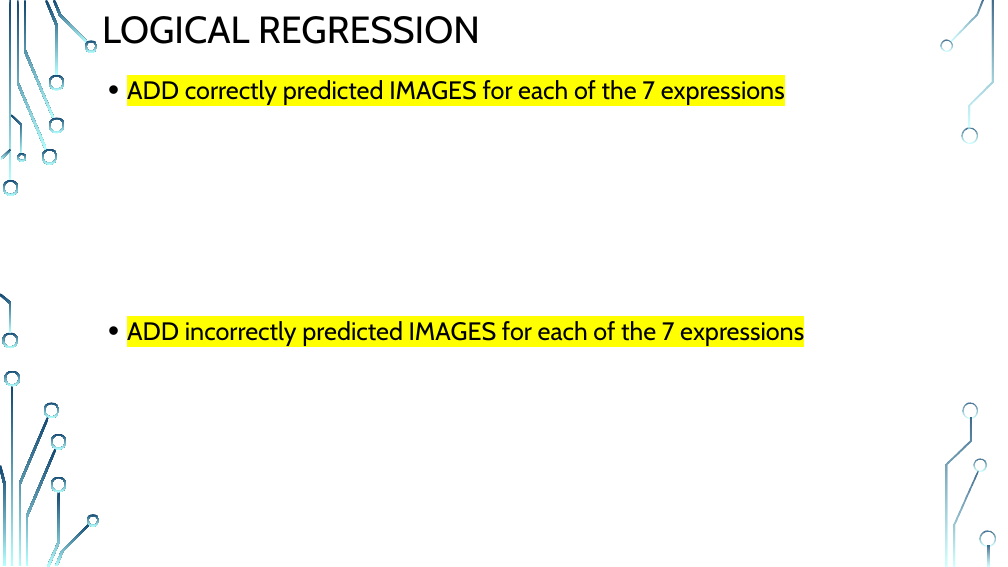
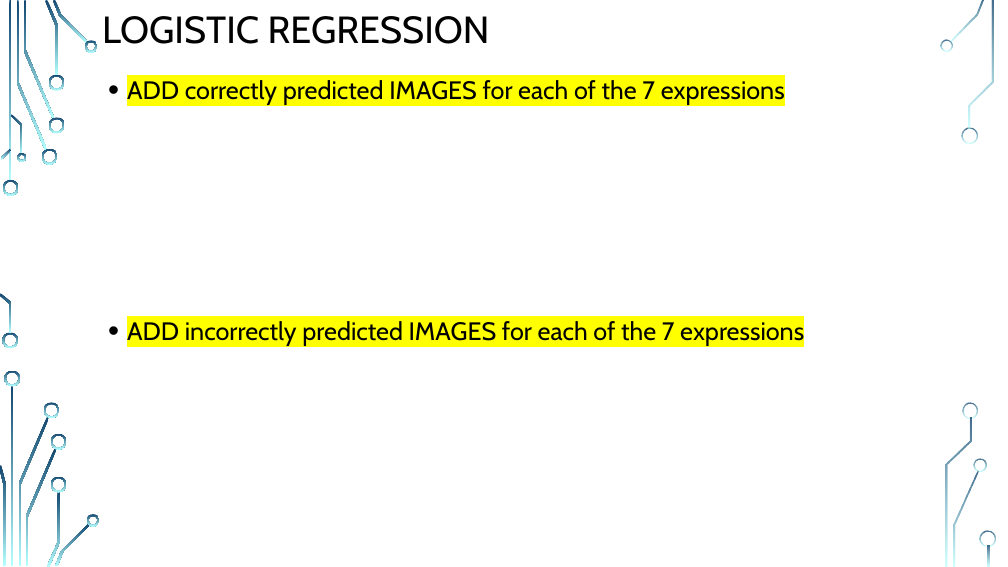
Before and after one commit to MR-KHILADI/Facial-Expression-Recognition, a slide deck: slide 6 of Final Project 04082019.pptx. Drawn at 1008x567 pixels with LibreOffice and Linux fonts; fonts in the diff are those of the drawing; background and template pictures are left out. Boxes give left, top, right and bottom in pixels: in the first picture for what was removed or moved away, otherwise in the second. Text is boxed around its words. In the diff, an @@ line names an element or a change of style, - is before the commit and + after.

```diff
--- a/Final Project 04082019.pptx
+++ b/Final Project 04082019.pptx
@@ title at <box>102,16,490,44</box>: text changed @@
-LOGICAL REGRESSION
+LOGISTIC REGRESSION
```
Also in this commit, not shown: 4 other slides changed, 1 slide added, 1 slide removed.
